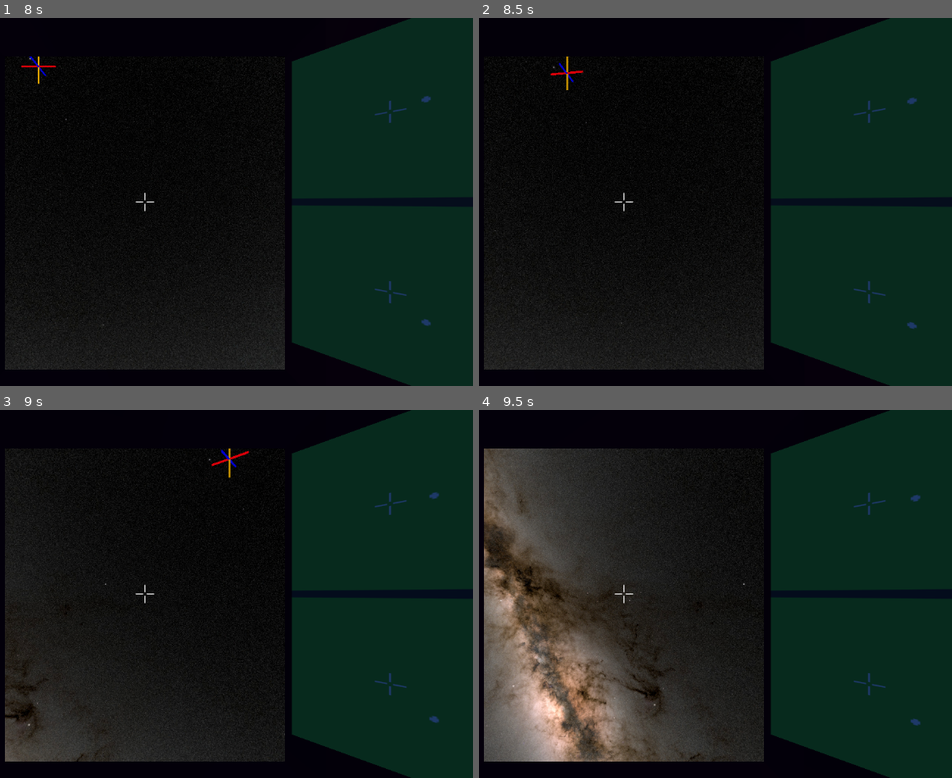
Above: before the commit, frames 1-4 (two rows, left to right).
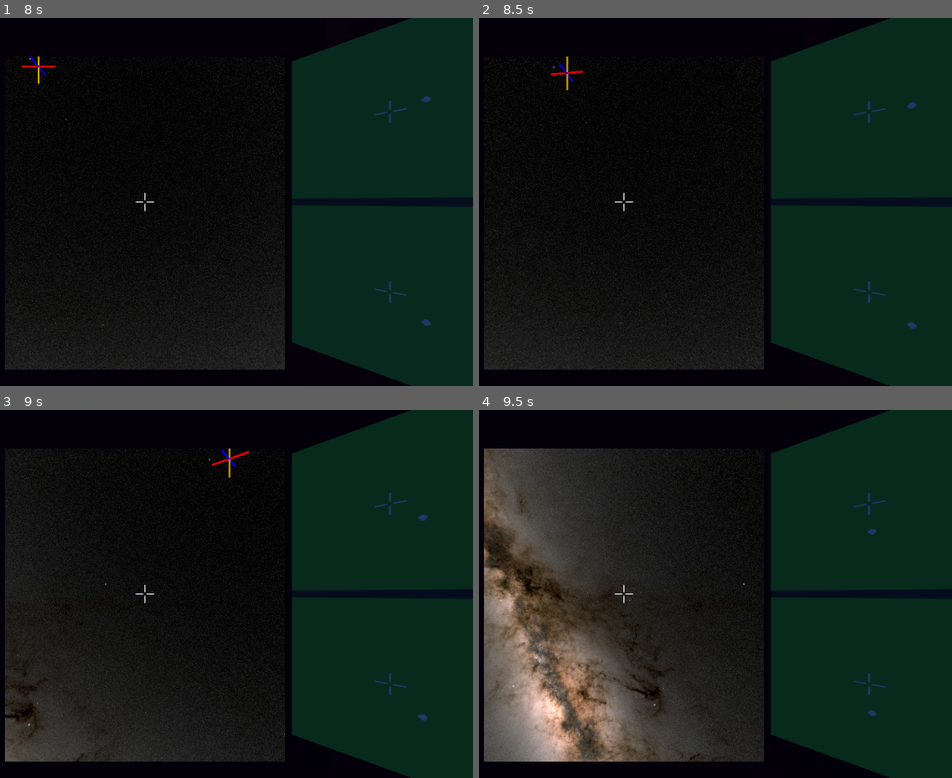
Above: after the commit, the same moments.

Repository: Wake1st/SpaceFlyer
Game: Godot game, scene res://level/space.tscn
Two runs of this game, one before a commit and one after it. Both use one fixed random seed, a clock stepped at 60 frames per second and the inputs below.
Inputs:
- Up to frame 1 (8 s): tap Enter at 0.5 s; hold Keypad 8 (a-pitch) 0.53-1.28 s; hold W (forward) 0.53-2.03 s; tap Keypad 6 (a-roll) at 1.35 s; hold D (a_yaw) 2.03-2.78 s; hold Keypad 4 (left) 2.03-3.53 s; tap F (action) at 2.85 s; hold S (backward) 3.53-4.28 s; tap Shift (control_mode_swap) at 3.6 s; hold W (forward) from 4.28 s (still down); tap Space (grab) at 4.35 s; tap Q (look_left) at 5.1 s; tap R (reset_level) at 5.75, 6.5 s; tap E (look_right) at 5.85 s; hold X (stop_rotation) 6.53-7.28 s; tap Z (stop_translation) at 7.35 s
- Up to frame 2 (8.5 s): tap R (reset_level) at 8 s; release W (forward) at 8.03 s; hold S (backward) from 8.03 s (still down); hold A (yaw) from 8.03 s (still down)
- Up to frame 3 (9 s): release S (backward) at 8.78 s; release A (yaw) at 8.78 s; hold Keypad 4 (left) from 8.78 s (still down); tap Keypad 8 (a-pitch) at 8.85 s
- Up to frame 4 (9.5 s): keep holding Keypad 4 (left)

Frame 1 is identical in both runs. In frame 2, less than 0.1% of the frame differs, in the area x 90-93%, y 21-25%; in frame 3, 0.1%, in the area x 88-93%, y 22-86%; in frame 4, 0.1%.

Commit message:
update - wrong transform for radar

Diff:
--- a/hardware/radar_antena/radar_antena.gd
+++ b/hardware/radar_antena/radar_antena.gd
@@ -32,7 +32,7 @@
 
 #		print("item: ", item)
 		var originToItem = item.global_position - global_position
-		var local = transform.basis * originToItem
+		var local = originToItem * global_transform.basis
 		print("vec: ", originToItem, local)
 
 		var coord:RadarCoord = RadarCoord.new()
